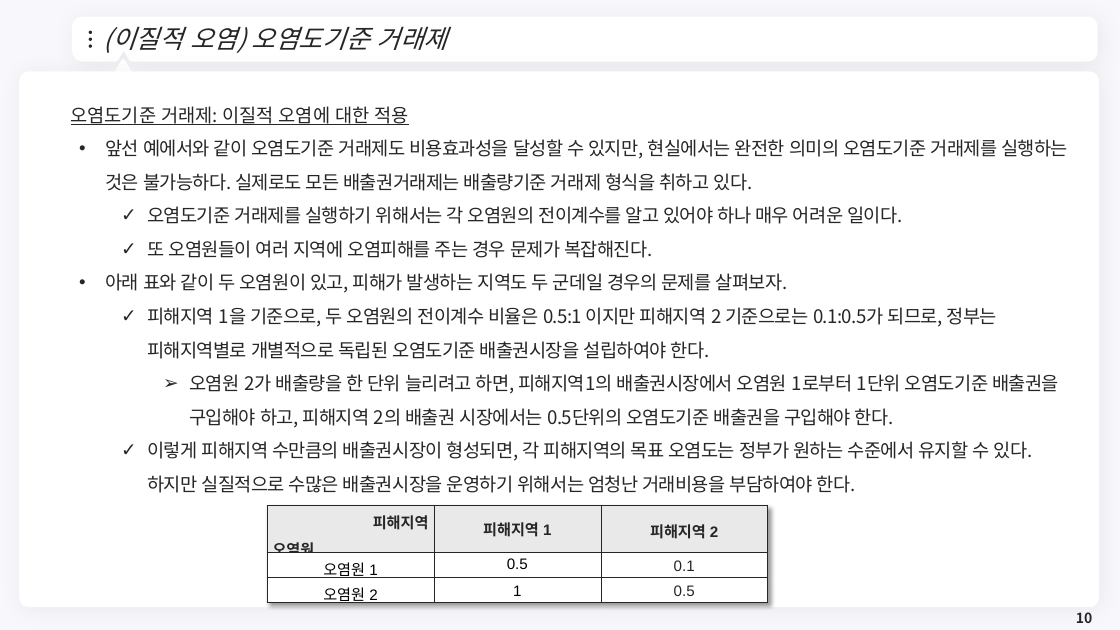
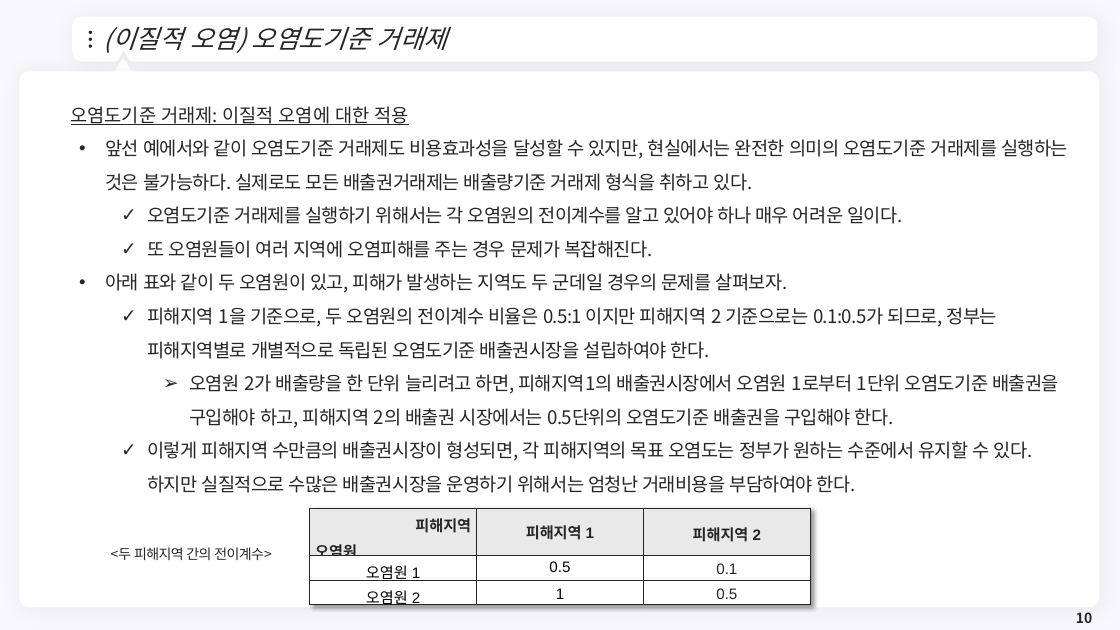
Before and after one commit to meandthey/Teaching, a slide deck: slide 10 of 환경경제학/2026-1/환경경제학_Chapter_08.pptx. Drawn at 1120x630 pixels with LibreOffice and Linux fonts; fonts in the diff are those of the drawing; background and template pictures are left out. Boxes give left, top, right and bottom in pixels: in the first picture for what was removed or moved away, otherwise in the second. Text is boxed around its words. In the diff, an @@ line names an element or a change of style, - is before the commit and + after.

```diff
--- a/환경경제학/2026-1/환경경제학_Chapter_08.pptx
+++ b/환경경제학/2026-1/환경경제학_Chapter_08.pptx
@@ table: place and size @@
-table at box(267, 506, 769, 609)
+table at box(310, 508, 812, 612)
@@ text added at box(111, 547, 272, 560), 12 pt, text #262626 @@
+<두 피해지역 간의 전이계수>
```
Also in this commit, not shown: 4 other slides changed, 3 other files.
